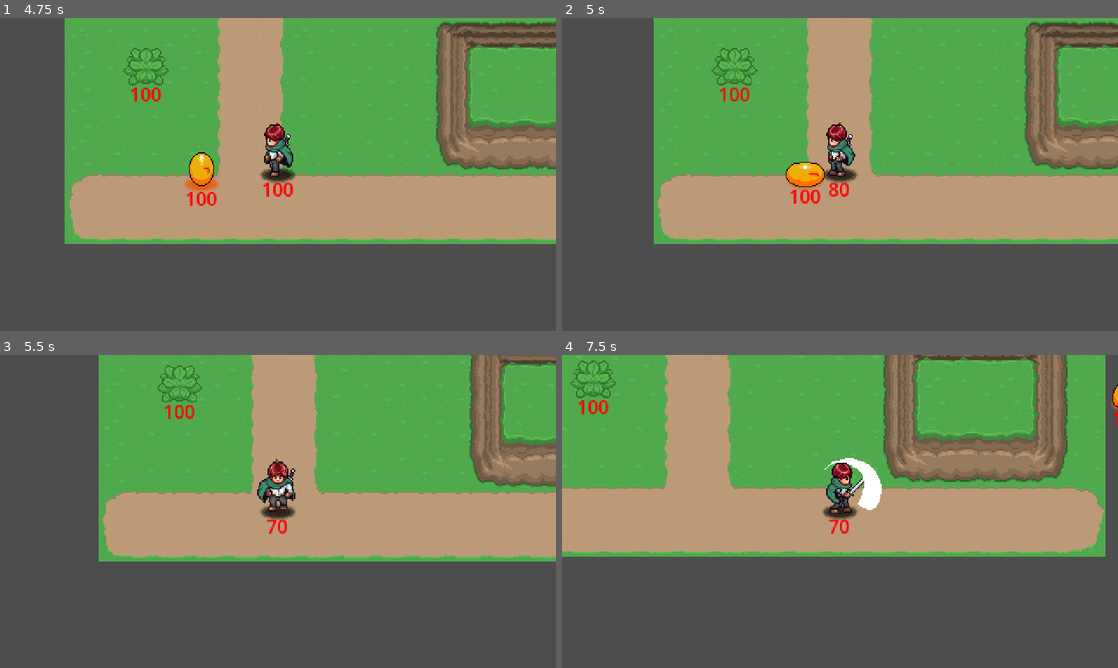
Above: before the commit, frames 1-4 (two rows, left to right).
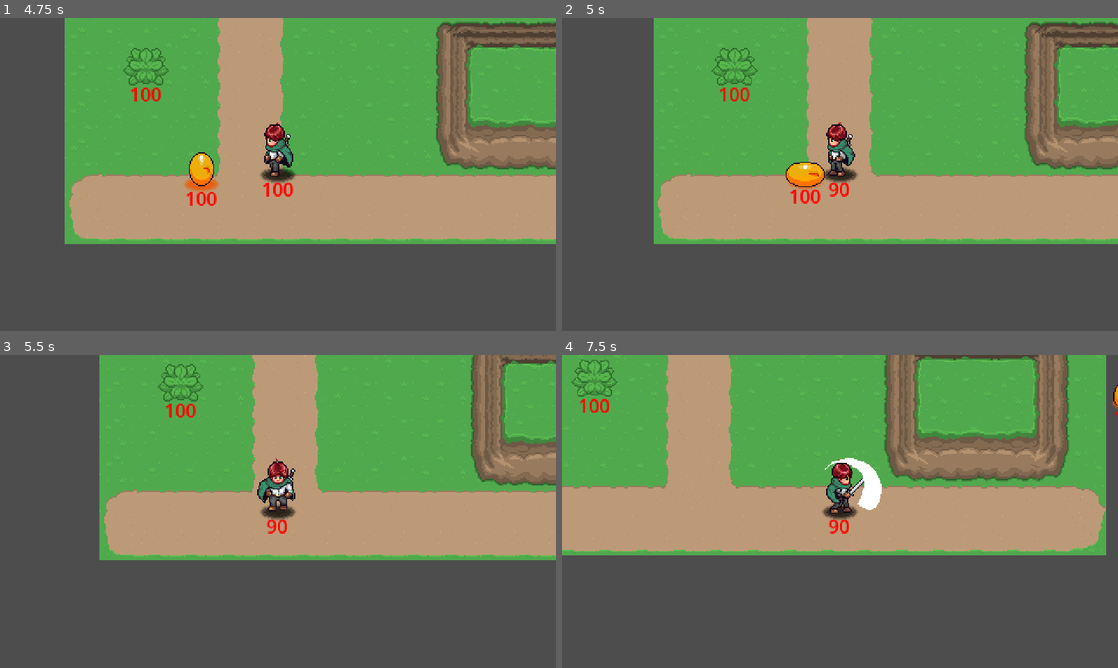
Above: after the commit, the same moments.

Repository: dylanwaling/aarpg
Game: Godot game, scene res://playground.tscn
The game is run twice, just before and just after one commit, with the same random seed, the same clock (stepped at 60 frames per second) and the same inputs. Sound files missing from this copy of the repository are replaced by a short silence.
Inputs (mouse positions are in pixels of both pictures, inside the frame that each line leads up to):
- Up to frame 1 (4.75 s): move the mouse to (400, 158) at 0.52 s; press the mouse at (400, 158) at 0.53 s; hold D (right) 0.53-1.28 s; move the mouse to (166, 190) at 1.27 s; release the mouse at (166, 190) at 1.28 s; hold S (down) 1.28-2.03 s; click (166, 190) at 1.35 s; move the mouse to (333, 105) at 2.02 s; hold D (right) 2.03-2.78 s; hold Space (dash) 2.03-2.78 s; click (333, 105) at 2.3 s; move the mouse to (250, 237) at 2.77 s; hold W (up) 2.78-3.53 s; click (250, 237) at 2.85 s; move the mouse to (444, 221) at 3.52 s; press the mouse at (444, 221) at 3.53 s; hold A (left) from 3.53 s (still down); move the mouse to (111, 127) at 4.27 s; release the mouse at (111, 127) at 4.28 s; tap Space (dash) at 4.35 s; click (111, 127) at 4.55 s
- Up to frame 2 (5 s): keep holding A (left)
- Up to frame 3 (5.5 s): move the mouse to (305, 511) at 5.02 s; release A (left) at 5.03 s; press the mouse at (305, 511) at 5.03 s; hold S (down) from 5.03 s (still down)
- Up to frame 4 (7.5 s): move the mouse to (756, 433) at 5.77 s; release S (down) at 5.78 s; release the mouse at (756, 433) at 5.78 s; hold D (right) 5.78-6.53 s; click (756, 433) at 5.85 s; move the mouse to (962, 495) at 6.52 s; hold W (up) 6.53-7.28 s; hold Space (dash) 6.53-7.28 s; click (962, 495) at 6.8 s; move the mouse to (728, 527) at 7.27 s; hold D (right) from 7.28 s (still down); click (728, 527) at 7.35 s

Frame 1 is identical in both runs. In frame 2, less than 0.1% of the frame differs, in the area x 47-50%, y 52-58%; in frame 3, 3.0%; in frame 4, 4.1%, in the area x 0-100%, y 0-65%.
Error before the commit: Invalid access to property or key 'collision_layer' on a base object of type 'TileMapLayer'. (res://GeneralNodes/Hitbox/Hitbox.gd:199)

Commit message:
v0.0.44 removed player hitbox

Diff:
--- a/Enemies/Scripts/Enemy.gd
+++ b/Enemies/Scripts/Enemy.gd
@@ -67,10 +67,7 @@
 	# Add enemy to group so player and other systems can find us
 	add_to_group("enemy")
 
-	# Connect to health events manually
-	if health_component:
-		health_component.died.connect(_on_health_died)
-		health_component.health_changed.connect(_on_health_changed)
+	# Health component auto-connects to our methods, no manual connection needed
 
 	# Start in Idle mode
 	change_state(idle_state)
--- a/Enemies/Scripts/EnemyAttackState.gd
+++ b/Enemies/Scripts/EnemyAttackState.gd
@@ -13,8 +13,8 @@
 extends "res://Enemies/Scripts/EnemyState.gd"
 
 # ─────────── ATTACK SETTINGS YOU CAN TWEAK ───────────
-@export var attack_duration: float = 0.5             # How long the attack lasts in seconds
-@export var attack_cooldown: float = 1.0             # How long to wait before attacking again
+@export var attack_duration: float = 1.5             # How long the attack lasts in seconds
+@export var attack_cooldown: float = 2.0             # How long to wait before attacking again
 @export var stop_movement: bool = true               # If true, enemy can't move during attacks
 @export var lock_facing: bool = true                 # If true, enemy can't turn around mid-attack
 
@@ -35,8 +35,8 @@
 	# Start the enemy's attack animation (attack_up, attack_down, or attack_side)
 	enemy.play_anim("attack")
 
-	# Activate the damage hitbox if enemy has one
-	_activate_attack_hitbox()
+	# Don't activate hitbox immediately - wait for wind-up
+	# _activate_attack_hitbox() will be called later in update()
 
 	# Start counting down the attack timer
 	_time_left = attack_duration
@@ -45,6 +45,12 @@
 func update(dt):
 	# Count down the attack timer
 	_time_left -= dt
+
+	# Activate hitbox partway through the attack (after wind-up)
+	var wind_up_time = attack_duration * 0.4  # 40% of attack is wind-up
+	if not _attack_activated and _time_left <= (attack_duration - wind_up_time):
+		_activate_attack_hitbox()
+		_attack_activated = true
 
 	# When attack is finished, decide what to do next
 	if _time_left <= 0.0:
--- a/GeneralNodes/Hitbox/Hitbox.gd
+++ b/GeneralNodes/Hitbox/Hitbox.gd
@@ -196,7 +196,11 @@
 	print("Objects at hitbox position: ", results.size())
 	for result in results:
 		var obj = result.collider
-		print("  Found: ", obj.name, " layer: ", obj.collision_layer)
+		# Only access collision_layer if the object has it
+		var layer_info = ""
+		if "collision_layer" in obj:
+			layer_info = " layer: " + str(obj.collision_layer)
+		print("  Found: ", obj.name, layer_info)
 
 # ─────────── LEGACY COMPATIBILITY METHODS ───────────
 func setup_player_attack_hitbox(attack_damage: int = 10, knockback: float = 50.0):
--- a/Player/Scripts/player.gd
+++ b/Player/Scripts/player.gd
@@ -49,11 +49,8 @@
 		player_hurtbox.setup_player_hurtbox()  # Player receives damage from enemies
 
 	if health_component and health_component.has_method("setup_player_health"):
-		health_component.auto_connect_to_parent = false  # Disable auto-connect to prevent duplicates
 		health_component.setup_player_health(100, true)  # 100 HP, show display
-		# Connect manually to prevent duplicates
-		health_component.died.connect(_on_health_died)
-		health_component.health_changed.connect(_on_health_changed)
+		# Health component auto-connects to our methods
 
 	# Start in Idle mode
 	change_state(idle_state)
--- a/Player/player.tscn
+++ b/Player/player.tscn
@@ -7,7 +7,6 @@
 [ext_resource type="Texture2D" uid="uid://d1kd7q3k48wwr" path="res://Player/Sprites/Shadow.png" id="3_fhl08"]
 [ext_resource type="Script" uid="uid://hdq0d4xkdg1t" path="res://Player/Scripts/WalkState.gd" id="3_gwnis"]
 [ext_resource type="Script" uid="uid://b761552yeb8ov" path="res://Player/Scripts/AttackState.gd" id="4_gwnis"]
-[ext_resource type="Script" uid="uid://dqrt2g35b4rvt" path="res://GeneralNodes/Hitbox/Hitbox.gd" id="6_v0k0e"]
 [ext_resource type="Script" uid="uid://xe7ts6lhkvky" path="res://Player/Scripts/DashState.gd" id="7_vtle1"]
 [ext_resource type="Script" uid="uid://dq4wfb6ceho5w" path="res://GeneralNodes/Hurtbox/HurtBox.gd" id="8_s1rgi"]
 [ext_resource type="PackedScene" uid="uid://bqqeepb7e0e8d" path="res://GeneralNodes/Health/Health.tscn" id="9_j23h2"]
@@ -315,8 +314,6 @@
 [sub_resource type="RectangleShape2D" id="RectangleShape2D_j23h2"]
 size = Vector2(33, 44)
 
-[sub_resource type="RectangleShape2D" id="RectangleShape2D_5wa8t"]
-
 [node name="Player" type="CharacterBody2D"]
 collision_mask = 32
 motion_mode = 1
@@ -367,15 +364,6 @@
 position = Vector2(-1.5, -21)
 shape = SubResource("RectangleShape2D_j23h2")
 
-[node name="HitBox" type="Area2D" parent="."]
-position = Vector2(0, -10)
-collision_layer = 4
-collision_mask = 2048
-script = ExtResource("6_v0k0e")
-
-[node name="CollisionShape2D" type="CollisionShape2D" parent="HitBox"]
-shape = SubResource("RectangleShape2D_5wa8t")
-
 [node name="States" type="Node" parent="."]
 
 [node name="IdleState" type="Node" parent="States"]
--- a/Props/Plants/Plant.gd
+++ b/Props/Plants/Plant.gd
@@ -21,9 +21,8 @@
 
 	# Set up health component for plants
 	if health_component:
-		health_component.auto_connect_to_parent = false  # Disable auto-connect to prevent duplicates
 		health_component.setup_plant_health(1, false)  # 1 HP, no display
-		health_component.died.connect(_on_health_died)
+		# Health component auto-connects to our methods
 
 func _on_hitbox_area_entered(area):
 	"""Called when player attack hitbox enters our detection area"""
Not shown: 1 places in Player/player.tscn that only renumber resources
